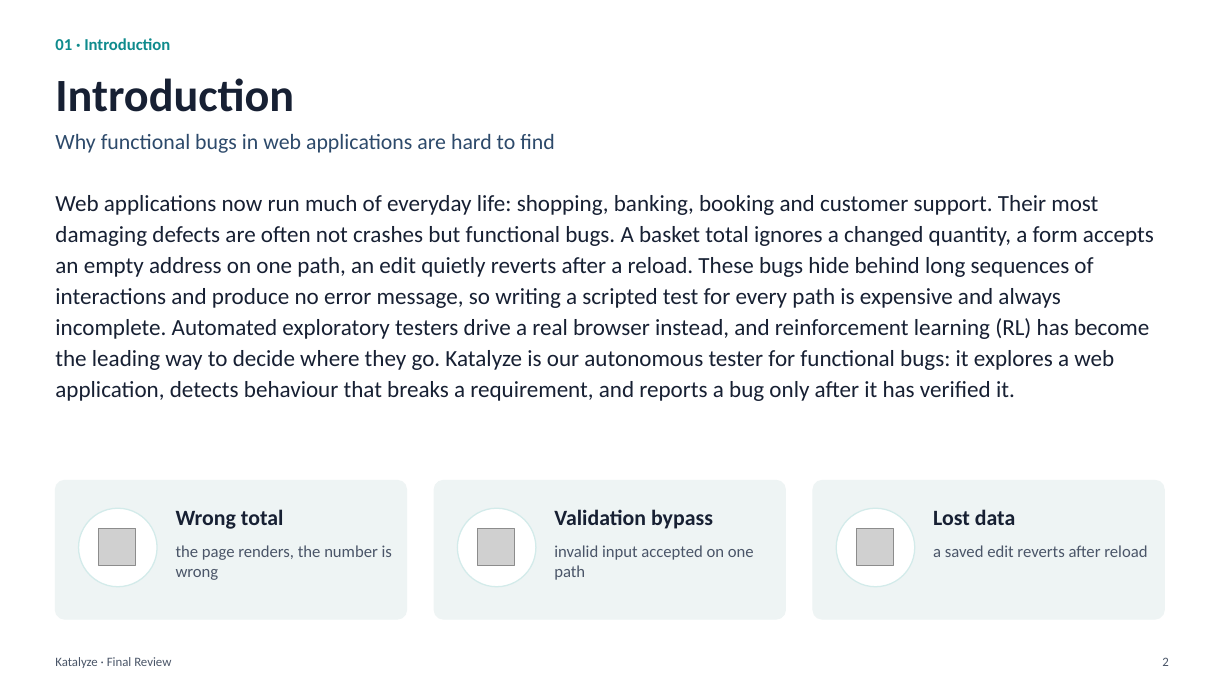
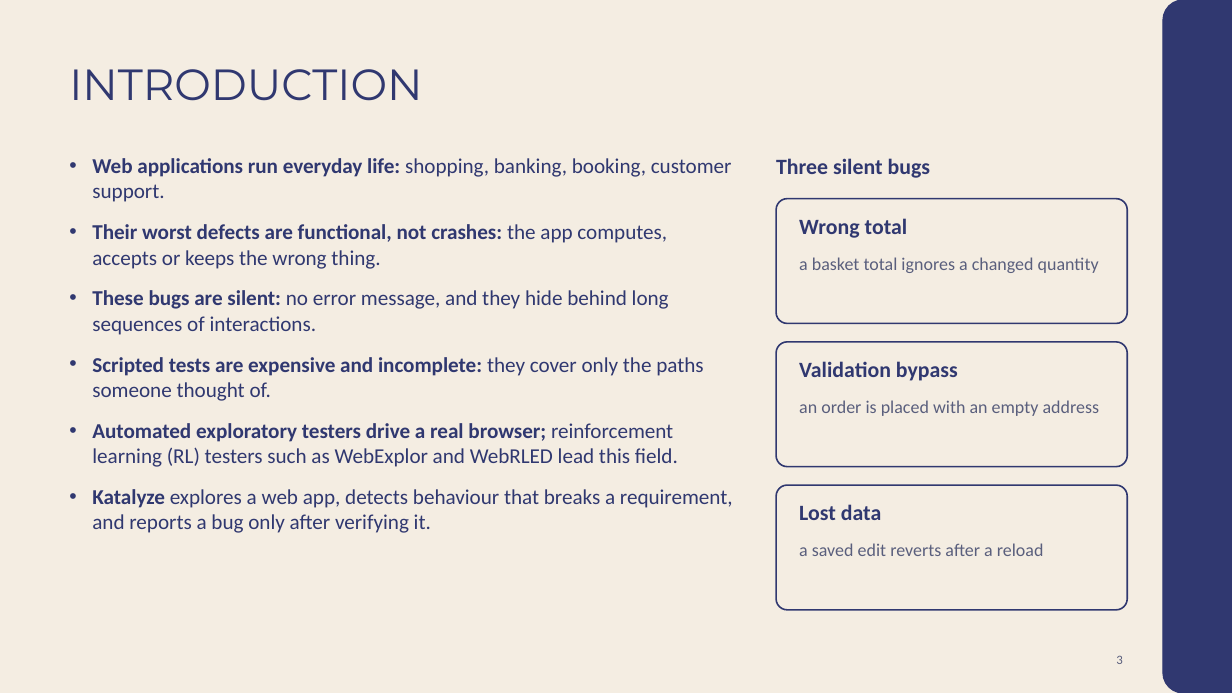
Before and after one commit to Rustlogan2k/Autonomous-web-testing-agent, a slide deck: slide 3 of Katalyze_Final_Review.pptx (slide 2 before the commit). Drawn at 1232x693 pixels with LibreOffice and Linux fonts; fonts in the diff are those of the drawing; grey boxes stand for pictures. Boxes give left, top, right and bottom in pixels: in the first picture for what was removed or moved away, otherwise in the second. Text is boxed around its words. In the diff, an @@ line names an element or a change of style, - is before the commit and + after.

```diff
--- a/Katalyze_Final_Review.pptx
+++ b/Katalyze_Final_Review.pptx
@@ background #FFFFFF to #F4EDE2 @@
@@ rounded rectangle added at box(1164, 0, 1232, 693), fill #303870, outline #303870 1 pt @@
@@ text removed at box(55, 38, 170, 50) @@
-01 · Introduction
@@ title at box(69, 69, 422, 101): text changed; size 36 to 34 pt; font Calibri to Montserrat; text colour #172033 to #303870; bold off @@
-Introduction
+INTRODUCTION
@@ text removed at box(55, 134, 554, 153) @@
-Why functional bugs in web applications are hard to find
@@ text at box(92, 158, 733, 533): text changed; size 18 to 16.5 pt; text colour #172033 to #303870 @@
-Web applications now run much of everyday life: shopping, banking, booking and customer support. Their most damaging defects are often not crashes but functional bugs. A basket total ignores a changed quantity, a form accepts an empty address on one path, an edit quietly reverts after a reload. These bugs hide behind long sequences of interactions and produce no error message, so writing a scripted test for every path is expensive and always incomplete. Automated exploratory testers drive a real browser instead, and reinforcement learning (RL) has become the leading way to decide where they go. Katalyze is our autonomous tester for functional bugs: it explores a web application, detects behaviour that breaks a requirement, and reports a bug only after it has verified it.
+• Web applications run everyday life: shopping, banking, booking, customer support.
+• Their worst defects are functional, not crashes: the app computes, accepts or keeps the wrong thing.
+• These bugs are silent: no error message, and they hide behind long sequences of interactions.
+• Scripted tests are expensive and incomplete: they cover only the paths someone thought of.
+• Automated exploratory testers drive a real browser; reinforcement learning (RL) testers such as WebExplor and WebRLED lead this field.
+• Katalyze explores a web app, detects behaviour that breaks a requirement, and reports a bug only after verifying it.
@@ text added at box(776, 158, 930, 178), 17 pt, text #303870, bold @@
+Three silent bugs
@@ rounded rectangle added at box(776, 199, 1128, 323), outline #303870 1.25 pt @@
@@ text "Wrong total": place and size @@
-text "Wrong total" at box(176, 509, 284, 529)
+text "Wrong total" at box(799, 218, 908, 238)
@@ text added at box(799, 257, 1099, 273), 14 pt, text #5A5F7D @@
+a basket total ignores a changed quantity
@@ rounded rectangle added at box(776, 342, 1128, 467), outline #303870 1.25 pt @@
@@ text colour #172033 to #303870 in 3 elements at box(799, 504, 881, 520), box(799, 218, 908, 238), box(799, 361, 958, 381) @@
@@ text "Validation bypass": place and size @@
-text "Validation bypass" at box(554, 509, 713, 529)
+text "Validation bypass" at box(799, 361, 958, 381)
@@ text added at box(799, 400, 1100, 416), 14 pt, text #5A5F7D @@
+an order is placed with an empty address
@@ rounded rectangle removed at box(55, 481, 407, 619) @@
@@ ellipse removed at box(79, 508, 157, 587) @@
@@ rounded rectangle removed at box(434, 481, 786, 619) @@
@@ ellipse removed at box(457, 508, 536, 587) @@
@@ rounded rectangle: place and size @@
-rounded rectangle at box(813, 481, 1165, 619)
+rounded rectangle at box(776, 485, 1128, 610)
@@ rounded rectangle at box(776, 485, 1128, 610): fill #EEF4F4 to none; outline #EEF4F4 1 pt to #303870 1.25 pt; proportions changed @@
@@ text "Lost data": place and size @@
-text "Lost data" at box(933, 509, 1015, 525)
+text "Lost data" at box(799, 504, 881, 520)
@@ ellipse removed at box(836, 508, 915, 587) @@
@@ picture removed at box(99, 529, 136, 566) @@
@@ picture removed at box(478, 529, 515, 566) @@
@@ picture removed at box(857, 529, 894, 566) @@
@@ text removed at box(176, 545, 392, 580) @@
-the page renders, the number is wrong
@@ text removed at box(554, 545, 754, 580) @@
-invalid input accepted on one path
@@ text at box(799, 543, 1044, 556): text changed; size 13 to 14 pt; text colour #4A5568 to #5A5F7D @@
-a saved edit reverts after reload
+a saved edit reverts after a reload
@@ text removed at box(55, 657, 171, 668) @@
-Katalyze · Final Review
@@ page number added at box(1116, 655, 1122, 664), 10 pt, text #5A5F7D @@
+3
@@ page number removed at box(1162, 657, 1168, 666) @@
-2
```
Also in this commit, not shown: 12 other slides changed, 16 slides added, 13 slides removed, 8 other files.
